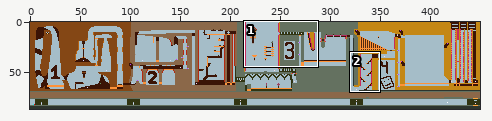
One commit to this sprite sheet: Maps/Parkour1.png. Above: a wide view before the commit, with the close-up outlined.
Close-up. As it was:
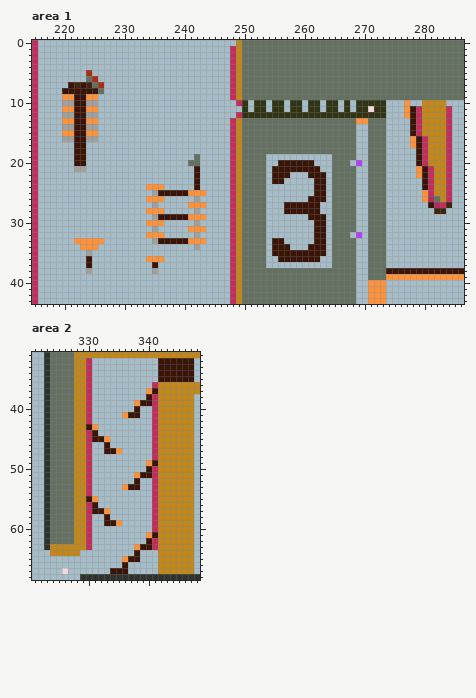
The file is 450x87 pixels. Colours within 5 levels of each other are drawn and written as one. Shown: area 1: x 215..286, y 0..43; area 2: x 321..348, y 31..68.
New version:
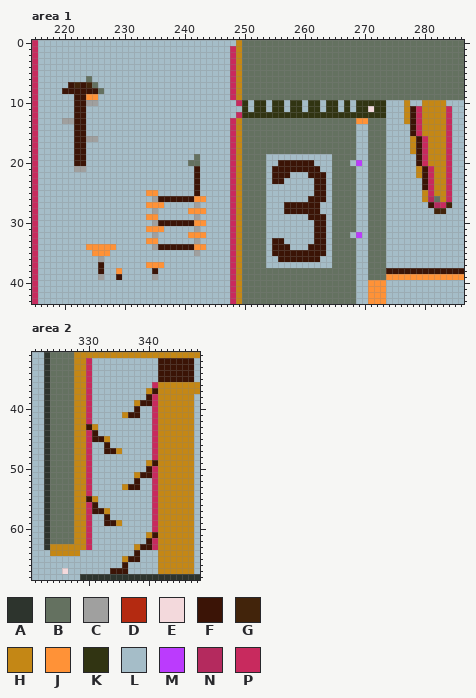
Palette (. is transparent): A #2d342d  B #647160  C #a0a09f  D #b42a11  E #f3d9dc  F #3b1406  G #42240b  H #c48715  J #ff9237  K #313412  L #a5bdc8  M #bb3bfd  N #b42a5e  P #c82a5e
Diff:
Area 1:
y 5: x 224 D -> L
y 6: x 225 D -> L
y 7: x 226 D -> L
y 9: x 220..221 JJ -> LL
y 10: x 220..221 CC -> LL; x 277 J -> H
y 11: x 220..221 JJ -> LL; x 224..225 JJ -> LL; x 277 J -> H
y 12: x 220..221 CC -> LL; x 224..225 CC -> LL; x 277 J -> H
y 13: x 220..221 JJ -> CC; x 224..225 JJ -> LL; x 277 L -> H
y 14: x 220..221 CC -> LL; x 224..225 CC -> LL
y 15: x 220..221 JJ -> LL; x 224..225 JJ -> LL
y 16: x 220..221 CC -> LL; x 278 J -> H
y 17: x 278 J -> H
y 18: x 278 L -> H
y 21..22: x 279 J -> H
y 24: x 234..236 JJJ -> LLL
y 25: x 234..243 LCFFFFFJJJ -> JJLLLLLLFL; x 280 J -> H
y 26: x 234..243 JJJLLLLLCL -> LCFFFFFFJJ; x 280 J -> H
y 27: x 234..236 LCL -> JJJ; x 241..243 JJJ -> LCL
y 28: x 234..236 JJJ -> LCL; x 241..243 LCL -> JJJ
y 29: x 234..243 LCFFFFFJJJ -> JJLLLLLLCL
y 30: x 234..243 JJJLLLLLCL -> LCFFFFFFJJ
y 31: x 234..236 LCL -> JJJ; x 241..243 JJJ -> LCL
y 32: x 234..236 JJJ -> LCL; x 241..243 LCL -> JJJ
y 33: x 222..226 JJJJJ -> LLLLL; x 234..243 LCFFFFFJJJ -> JJLLLLLLCL
y 34: x 223 J -> L; x 226..228 LLL -> JJJ; x 235..243 LLLLLLLCL -> CFFFFFFJJ
y 35: x 224..227 CLLL -> LJJJ; x 242 L -> C
y 36: x 224 F -> L; x 226 L -> C; x 234..236 JJJ -> LLL
y 37: x 224 F -> L; x 226 L -> F; x 234..236 LFL -> JJJ
y 38: x 224 C -> L; x 226 L -> F; x 229 L -> J; x 235 C -> F
y 39: x 226 L -> C; x 229 L -> F; x 235 L -> C
Area 2:
y 37: x 340 J -> H
y 39: x 338 J -> H
y 41: x 336 J -> H
y 43: x 331 J -> H
y 45: x 333 J -> H
y 47: x 335 J -> H
y 49: x 340 J -> H
y 51: x 338 J -> H
y 53: x 336 J -> H
y 55: x 331 J -> H
y 57: x 333 J -> H
y 59: x 335 J -> H
y 61: x 340 J -> H
y 63: x 338 J -> H
y 65: x 336 J -> H
